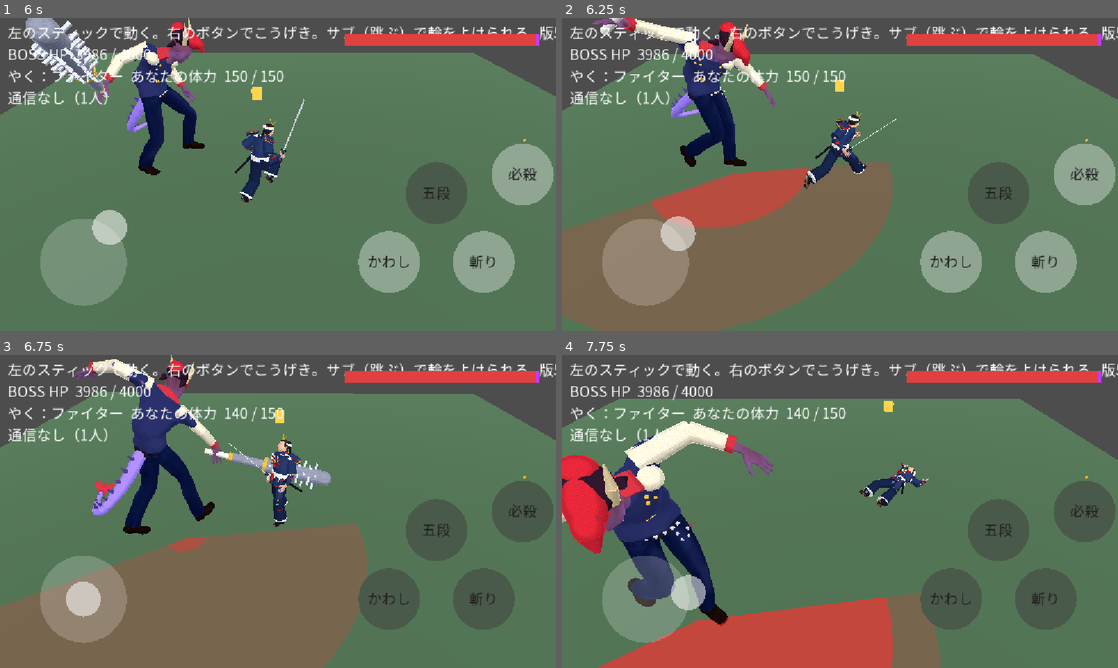
Above: before the commit, frames 1-4 (two rows, left to right).
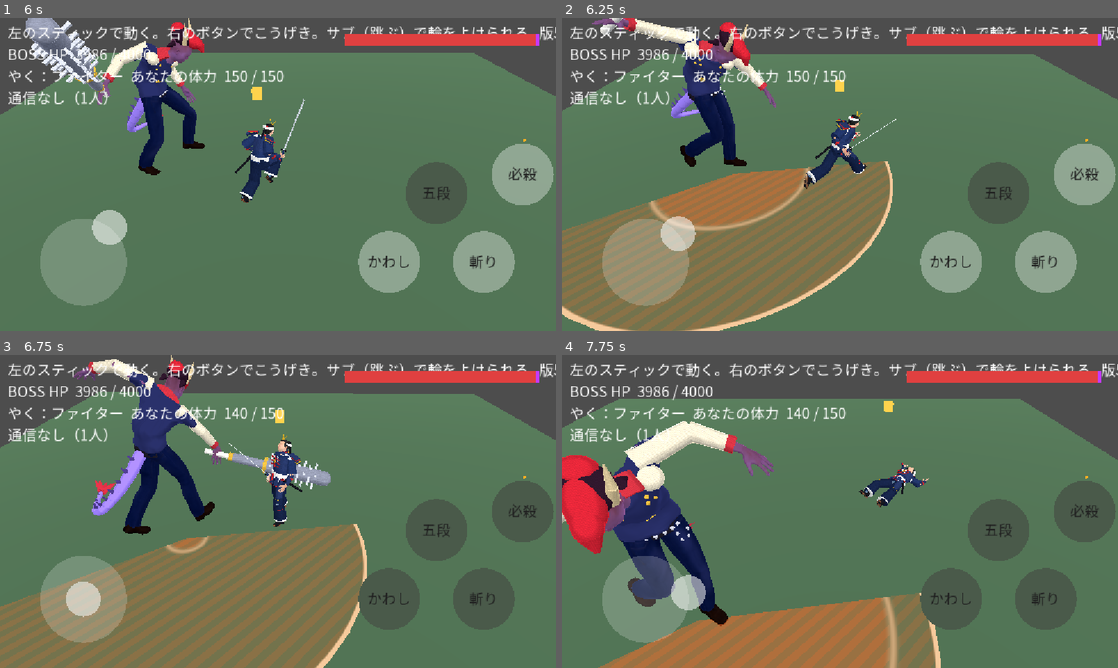
Above: after the commit, the same moments.

Repository: koyoy1016-gif/bigbusters-godot
Game: Godot game, scene res://scenes/prototype/stick_prototype.tscn
Same seed, same stepped clock (60 frames per second), same inputs: the game is played once before the commit and once after it. This scene is started directly instead of the project's main scene.
Inputs (mouse positions are in pixels of both pictures, inside the frame that each line leads up to):
- Up to frame 1 (6 s): tap Enter at 0.5 s; move the mouse to (400, 158) at 0.52 s; tap 1 every 1.5 s from 0.6 to 5.1 s; click (400, 158) at 0.67 s; drag from (166, 190) to (250, 237) at 1.27 s; move the mouse to (333, 105) at 2.02 s; click (333, 105) at 2.17 s; drag from (250, 237) to (111, 127) at 2.77 s; move the mouse to (444, 221) at 3.52 s; click (444, 221) at 3.67 s; drag from (111, 127) to (194, 96) at 4.27 s; move the mouse to (305, 174) at 5.02 s; click (305, 174) at 5.17 s; drag from (194, 96) to (166, 190) at 5.77 s
- Up to frame 2 (6.25 s): no input
- Up to frame 3 (6.75 s): move the mouse to (400, 495) at 6.52 s; tap 1 at 6.6 s; click (400, 495) at 6.67 s
- Up to frame 4 (7.75 s): drag from (728, 527) to (812, 574) at 7.27 s

Frame 1 is identical in both runs. In frame 2, 4.6% of the frame differs, in the area x 0-60%, y 45-100%; in frame 3, 0.7%; in frame 4, 8.3%, in the area x 6-69%, y 76-100%.

Commit message:
版60：攻撃の予告の見た目を、ユーザーの参考画像に合わせて変更（ふつうの攻撃＝オレンジの円・帯、巨大酒瓶ライドの道＝ピンクの帯と矢印）。ライドの道は通り抜けるまで出す
Co-Authored-By: Claude Opus 5.5 <noreply@anthropic.com>
Claude-Session: https://claude.ai/code/session_01RRo1HDK1iwtooa5TUWCrED

Diff:
--- a/data/boss_attacks.json
+++ b/data/boss_attacks.json
@@ -4,6 +4,21 @@
   "gap_sec": 0.9,
   "dodge_height": 0.5,
   "zone_color": "#ff3030",
+  "zone_style": {
+    "_note": "版60：攻撃の予告の見た目（shaders/warning_zone.gdshader）。attack＝ふつうの攻撃（オレンジの円・帯）、ride＝巨大酒瓶ライドの道（ピンクの帯＋矢印）。色は #RRGGBBAA",
+    "attack": {
+      "fill": "#ff6b2852",
+      "rim": "#ffcfa0f2"
+    },
+    "ride": {
+      "fill": "#e83cc45c",
+      "rim": "#ffa6f2f2"
+    },
+    "stripe_width": 0.7,
+    "rim_width": 0.22,
+    "arrow_spacing": 3.2,
+    "arrow_speed": 1.4
+  },
   "zone_min_alpha": 0.12,
   "zone_max_alpha": 0.6,
   "paper_color": "#f4f1e6",
--- a/scripts/combat/boss_attacks.gd
+++ b/scripts/combat/boss_attacks.gd
@@ -257,8 +257,8 @@
 	var edge := ride_edge(k, c2)
 	for ps in ride_plan(k, c2):
 		var dir := float(ps["dir"])
-		if u >= float(ps["tele_from"]) and u < float(ps["start"]):
-			# 予告：これから走る道（ステージの端から端までの帯）
+		if u >= float(ps["tele_from"]) and u < float(ps["end"]):
+			# 予告：これから走る道（ステージの端から端までの帯）。走っている間も、通り抜けるまで出しておく（版60）
 			out.append({"id": "rdl%d_%d" % [int(a["n"]), int(ps["i"])], "shape": "box", "x": 0.0, "z": float(ps["z"]), "hx": float(ctx.get("bounds", 15.0)), "hz": float(k["half_width"]),
 				"active": false, "tele": clampf((u - float(ps["tele_from"])) / float(k["ride_tele"]), 0.0, 1.0), "power": float(k["power"]), "jumpable": false, "target": "", "tick": -1, "style": "ride_lane",
 				"band_z": float(ps["z"]), "band_half": float(ctx.get("bounds", 15.0)), "dir": dir})
--- a/scripts/prototype/stick_prototype.gd
+++ b/scripts/prototype/stick_prototype.gd
@@ -39,6 +39,7 @@
 const BossMotion := preload("res://scripts/combat/boss_motion.gd")
 const BossPhase := preload("res://scripts/combat/boss_phase.gd")
 const BossAI := preload("res://scripts/combat/boss_ai.gd")
+const WARNING_SHADER := preload("res://shaders/warning_zone.gdshader")
 const SakeField := preload("res://scripts/combat/sake_field.gd")
 
 var config: Dictionary = {}
@@ -1575,6 +1576,9 @@
 		m.shading_mode = BaseMaterial3D.SHADING_MODE_UNSHADED
 		m.cull_mode = BaseMaterial3D.CULL_DISABLED
 		n.set_meta("mat", m)
+		var zm := ShaderMaterial.new()
+		zm.shader = WARNING_SHADER
+		n.set_meta("zmat", zm)
 		n.visible = false
 		n.cast_shadow = GeometryInstance3D.SHADOW_CASTING_SETTING_OFF
 		add_child(n)
@@ -1657,6 +1661,22 @@
 			n.position = Vector3(float(h["x"]), y, float(h["z"]))
 			n.scale = Vector3.ONE * float(h["r"]) * g
 	n.material_override = m
+	# 予告の見た目（版60）：丸はオレンジの円、帯はオレンジの帯、ライドの道はピンクの帯＋矢印
+	var zm: ShaderMaterial = n.get_meta("zmat")
+	var zs: Dictionary = attacks_cfg.get("zone_style", {})
+	var ride := str(h.get("style", "")) == "ride_lane"
+	var look: Dictionary = zs.get("ride" if ride else "attack", {})
+	zm.set_shader_parameter("fill_color", Color(str(look.get("fill", "#ff6b2852"))))
+	zm.set_shader_parameter("rim_color", Color(str(look.get("rim", "#ffcfa0f2"))))
+	zm.set_shader_parameter("mode", 2 if ride else (1 if key == "box" else 0))
+	zm.set_shader_parameter("grow_axis", 1 if shape == "obox" else 0)
+	zm.set_shader_parameter("inner", snappedf(float(h["r_in"]) / maxf(float(h["r"]), 0.01), 0.001) if shape == "ring" else 0.0)
+	zm.set_shader_parameter("size", Vector2(n.scale.x, n.scale.z))
+	zm.set_shader_parameter("dir", signf(float(h.get("dir", 1.0))) if float(h.get("dir", 1.0)) != 0.0 else 1.0)
+	for sk in ["stripe_width", "rim_width", "arrow_spacing", "arrow_speed"]:
+		if zs.has(sk):
+			zm.set_shader_parameter(sk, float(zs[sk]))
+	n.material_override = zm
 
 
 var hazard_fill_nodes: Array = []
@@ -1664,7 +1684,6 @@
 
 ## 当たり場所の見た目：予告は、うすい全体の面＋中から広がる濃い面（広がりきったら当たる）。当たる瞬間は、明るい色
 func _show_hazards(hz: Array) -> void:
-	var zc := Color(str(attacks_cfg["zone_color"]))
 	var fill_used := 0
 	var drop_used := 0
 	var bat_used := false
@@ -1731,24 +1750,17 @@
 		if style == "hand" and active:
 			n.visible = false
 			continue
+		if style == "ride":
+			# 走っている瓶そのものが見えるので、当たり場所の面は出さない（道の予告は ride_lane）
+			n.visible = false
+			continue
 		var tele := float(h["tele"])
 		_place_zone(n, h, 1.0, 0.03)
-		if active:
-			m.albedo_color = Color(1.0, 0.55, 0.2, 0.75)
-		else:
-			# うすい全体の面（どこまで当たるか）
-			var base_a := float(attacks_cfg["zone_min_alpha"]) + 0.1
-			if float(h.get("power", 1.0)) <= 0.0:
-				base_a = float(attacks_cfg["kinds"]["flyers"].get("tele_alpha", 0.3)) * (0.5 + 0.5 * tele)
-			m.albedo_color = Color(zc.r, zc.g, zc.b, base_a)
-			# 中から広がる濃い面（いつ当たるか）
-			if float(h.get("power", 1.0)) > 0.0:
-				var f := _hazard_node(fill_used, hazard_fill_nodes, "HazardFill")
-				fill_used += 1
-				var fm: StandardMaterial3D = f.get_meta("mat")
-				_place_zone(f, h, tele, 0.045)
-				fm.albedo_color = Color(zc.r, zc.g, zc.b, lerpf(0.35, float(attacks_cfg["zone_max_alpha"]), tele))
-				f.visible = true
+		var zm: ShaderMaterial = n.get_meta("zmat")
+		zm.set_shader_parameter("progress", tele)
+		zm.set_shader_parameter("active", 1.0 if active else 0.0)
+		# 害のない予告（酒の大雨の落ちる前など）はうすく
+		zm.set_shader_parameter("strength", float(attacks_cfg["kinds"]["flyers"].get("tele_alpha", 0.3)) * (0.5 + 0.5 * tele) / 0.3 if float(h.get("power", 1.0)) <= 0.0 else 1.0)
 		n.visible = true
 	for i in range(hz.size(), hazard_nodes.size()):
 		(hazard_nodes[i] as Node3D).visible = false
--- /dev/null
+++ b/shaders/warning_zone.gdshader
@@ -0,0 +1,75 @@
+// ボスの攻撃の予告（床に置く面）。版60。
+// mode 0：丸（円・扇・輪）／mode 1：四角（帯）… オレンジの面＋明るい縁＋しま模様。中から（帯は後ろから）広がる線で「いつ当たるか」を見せる
+// mode 2：巨大酒瓶ライドの道 … ピンクの帯＋進む向きの矢印（流れて動く）＋明るい縁
+// 色は data/boss_attacks.json の zone_style。画像は使わない（計算だけで描く）
+shader_type spatial;
+render_mode unshaded, cull_disabled, depth_draw_never, blend_mix, shadows_disabled;
+
+uniform vec4 fill_color : source_color = vec4(1.0, 0.42, 0.16, 0.32);
+uniform vec4 rim_color : source_color = vec4(1.0, 0.8, 0.62, 0.95);
+uniform int mode = 0;
+uniform int grow_axis = 0;  // 0：中心から外へ／1：後ろ（ボスの側）から前へ
+uniform float progress = 0.0;  // 予告の進み 0〜1（1 で当たる）
+uniform float inner = 0.0;  // 輪の内側の半径（丸のとき。半径1に対する割合）
+uniform vec2 size = vec2(1.0, 1.0);  // 世界での大きさ。丸：x＝半径。四角・帯：x＝幅、y＝奥行き
+uniform float dir = 1.0;  // ライドの進む向き（形の x の +／-）
+uniform float active = 0.0;  // 1：いま当たっている
+uniform float strength = 1.0;  // 全体のこさ（害のない予告はうすく）
+uniform float stripe_width = 0.7;  // しま模様の太さ（メートル）
+uniform float rim_width = 0.22;  // 縁の太さ（メートル）
+uniform float arrow_spacing = 3.2;  // 矢印の間かく（メートル）
+uniform float arrow_speed = 1.4;  // 矢印の流れる速さ（1秒に何個分）
+
+varying vec3 lp;
+varying vec3 wp;
+
+void vertex() {
+	lp = VERTEX;
+	wp = (MODEL_MATRIX * vec4(VERTEX, 1.0)).xyz;
+}
+
+void fragment() {
+	vec3 col;
+	float a;
+	if (mode == 2) {
+		float across = abs(lp.z) * 2.0;  // 0：真ん中 → 1：帯のふち
+		float along = lp.x * size.x * dir;  // 進む向きに、メートル
+		float half_w = size.y * 0.5;
+		// 「＞」の形：進む向きに、真ん中が先に出る
+		float v = fract((along + across * half_w * 0.9) / arrow_spacing - TIME * arrow_speed);
+		float arrow = step(v, 0.16) * step(across, 0.8);
+		float edge = smoothstep(1.0 - rim_width * 2.0 / max(size.y, 0.1), 1.0, across);
+		col = mix(fill_color.rgb, rim_color.rgb, max(arrow * 0.75, edge));
+		a = fill_color.a + arrow * 0.3 + edge * (rim_color.a - fill_color.a);
+		a *= mix(0.65, 1.0, progress);
+	} else {
+		float t;  // 0：広がりの始まり → 1：いちばん外
+		float edge_dist;  // 縁までの距離（メートル）
+		if (mode == 0) {
+			float d = length(lp.xz);
+			t = inner > 0.0 ? clamp((d - inner) / max(1.0 - inner, 0.01), 0.0, 1.0) : d;
+			edge_dist = (1.0 - d) * size.x;
+			if (inner > 0.0) {
+				edge_dist = min(edge_dist, (d - inner) * size.x);
+			}
+		} else {
+			vec2 q = abs(lp.xz) * 2.0;
+			t = grow_axis == 1 ? clamp(lp.z + 0.5, 0.0, 1.0) : max(q.x, q.y);
+			edge_dist = min((1.0 - q.x) * size.x, (1.0 - q.y) * size.y) * 0.5;
+		}
+		float stripe = step(0.5, fract((wp.x + wp.z) / stripe_width));
+		float rim = 1.0 - smoothstep(rim_width * 0.6, rim_width, edge_dist);
+		float filled = step(t, progress);
+		float ring = (1.0 - smoothstep(0.0, 0.035, abs(t - progress))) * step(progress, 0.995);
+		col = fill_color.rgb;
+		a = fill_color.a * (0.6 + 0.4 * stripe) + filled * 0.22;
+		col = mix(col, rim_color.rgb, max(rim, ring * 0.8));
+		a = max(a, max(rim * rim_color.a, ring * 0.7));
+		if (active > 0.5) {
+			col = mix(col, vec3(1.0, 0.86, 0.62), 0.55);
+			a = max(a, 0.78);
+		}
+	}
+	ALBEDO = col;
+	ALPHA = clamp(a * strength, 0.0, 1.0);
+}
--- /dev/null
+++ b/tests/test_warning_zone.gd
@@ -0,0 +1,67 @@
+extends SceneTree
+## 実行: godot --headless --path . --script res://tests/test_warning_zone.gd
+## 攻撃の予告の見た目（版60。shaders/warning_zone.gdshader）を確かめる。
+## ふつうの攻撃はオレンジの円・帯、巨大酒瓶ライドの道はピンクの帯＋矢印。ライドの道は、通り抜けるまで出ている。
+
+const SCENE := "res://scenes/prototype/stick_prototype.tscn"
+const Attacks := preload("res://scripts/combat/boss_attacks.gd")
+
+var failures := 0
+
+
+func check(cond: bool, msg: String) -> void:
+	if cond:
+		print("OK   ", msg)
+	else:
+		print("FAIL ", msg)
+		failures += 1
+
+
+func _initialize() -> void:
+	var cfg := Attacks.load_config()
+	var zs: Dictionary = cfg.get("zone_style", {})
+	check(zs.has("attack") and zs.has("ride"), "予告の色の設定がデータにある（attack と ride）")
+
+	var s: Node = (load(SCENE) as PackedScene).instantiate()
+	root.add_child(s)
+	if s.get_node_or_null("Boss") == null:
+		s._ready()
+	var hz := [
+		{"id": "c", "shape": "circle", "x": 2.0, "z": 1.0, "r": 3.0, "active": false, "tele": 0.5, "power": 10.0, "style": "zone"},
+		{"id": "b", "shape": "obox", "x": 0.0, "z": 0.0, "hx": 1.0, "hz": 4.0, "yaw": 0.0, "active": false, "tele": 0.3, "power": 10.0, "style": "zone"},
+		{"id": "l", "shape": "box", "x": 0.0, "z": -3.0, "hx": 15.0, "hz": 2.0, "band_z": -3.0, "band_half": 15.0, "dir": -1.0, "active": false, "tele": 1.0, "power": 22.0, "style": "ride_lane"},
+		{"id": "r", "shape": "obox", "x": 4.0, "z": -3.0, "hx": 2.0, "hz": 5.0, "yaw": 0.0, "active": true, "tele": 1.0, "power": 22.0, "style": "ride"},
+	]
+	s._show_hazards(hz)
+	var n0: MeshInstance3D = s.hazard_nodes[0]
+	var n1: MeshInstance3D = s.hazard_nodes[1]
+	var n2: MeshInstance3D = s.hazard_nodes[2]
+	var n3: MeshInstance3D = s.hazard_nodes[3]
+	var m0 := n0.material_override as ShaderMaterial
+	check(m0 != null and m0.shader != null, "予告は、予告用の描き方（シェーダー）で描く")
+	check(m0 != null and int(m0.get_shader_parameter("mode")) == 0 and is_equal_approx(float(m0.get_shader_parameter("progress")), 0.5), "円の予告：丸の形、進みが入る")
+	check(m0 != null and (m0.get_shader_parameter("fill_color") as Color).is_equal_approx(Color(str(zs["attack"]["fill"]))), "ふつうの攻撃は、オレンジの色")
+	var m1 := n1.material_override as ShaderMaterial
+	check(m1 != null and int(m1.get_shader_parameter("mode")) == 1 and int(m1.get_shader_parameter("grow_axis")) == 1, "向きのある帯：四角の形、ボスの側から前へ広がる")
+	var m2 := n2.material_override as ShaderMaterial
+	check(m2 != null and int(m2.get_shader_parameter("mode")) == 2, "ライドの道：矢印の帯")
+	check(m2 != null and (m2.get_shader_parameter("fill_color") as Color).is_equal_approx(Color(str(zs["ride"]["fill"]))), "ライドの道は、ピンクの色")
+	check(m2 != null and is_equal_approx(float(m2.get_shader_parameter("dir")), -1.0), "矢印は、走る向きを指す")
+	check(n0.visible and n1.visible and n2.visible, "予告が見えている")
+	check(not n3.visible, "走っている瓶の当たり場所の面は出さない（瓶そのものが見える）")
+	check(s.hazard_fill_nodes.all(func(f: Node3D) -> bool: return not f.visible), "前の「中から広がる濃い面」は使わない（1枚の面で描く）")
+
+	# ライドの道は、走り始めたあとも、通り抜けるまで出ている
+	var k: Dictionary = cfg["kinds"]["bottle_ride"]
+	var ctx := {"bounds": 15.0, "n": 0, "boss": Vector2.ZERO, "round_start_ms": 0.0}
+	var ok := true
+	for ps in Attacks.ride_plan(k, ctx):
+		var mid := (float(ps["start"]) + float(ps["end"])) * 0.5
+		var a := {"kind": Attacks.BOTTLE_RIDE, "n": 0}
+		var lanes: Array = Attacks.hazards(a, mid, cfg, ctx).filter(func(h: Dictionary) -> bool: return str(h["style"]) == "ride_lane" and absf(float(h["z"]) - float(ps["z"])) < 0.01)
+		ok = ok and lanes.size() == 1
+	check(ok, "ライドの道は、走っている間も出ている（5回とも）")
+	root.remove_child(s)
+	s.free()
+	print("失敗: ", failures)
+	quit(1 if failures > 0 else 0)
Not shown, changed: NOTES.md
